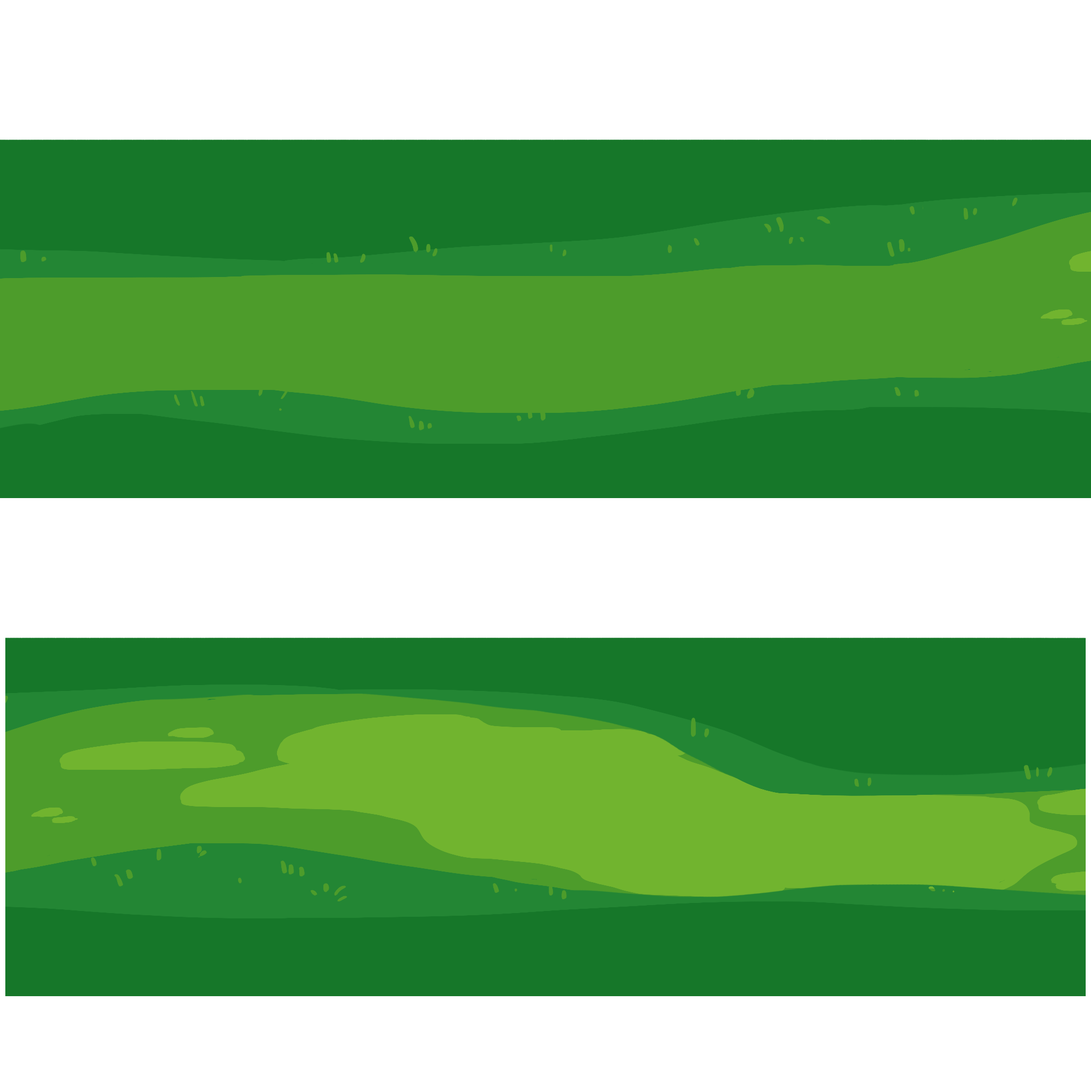
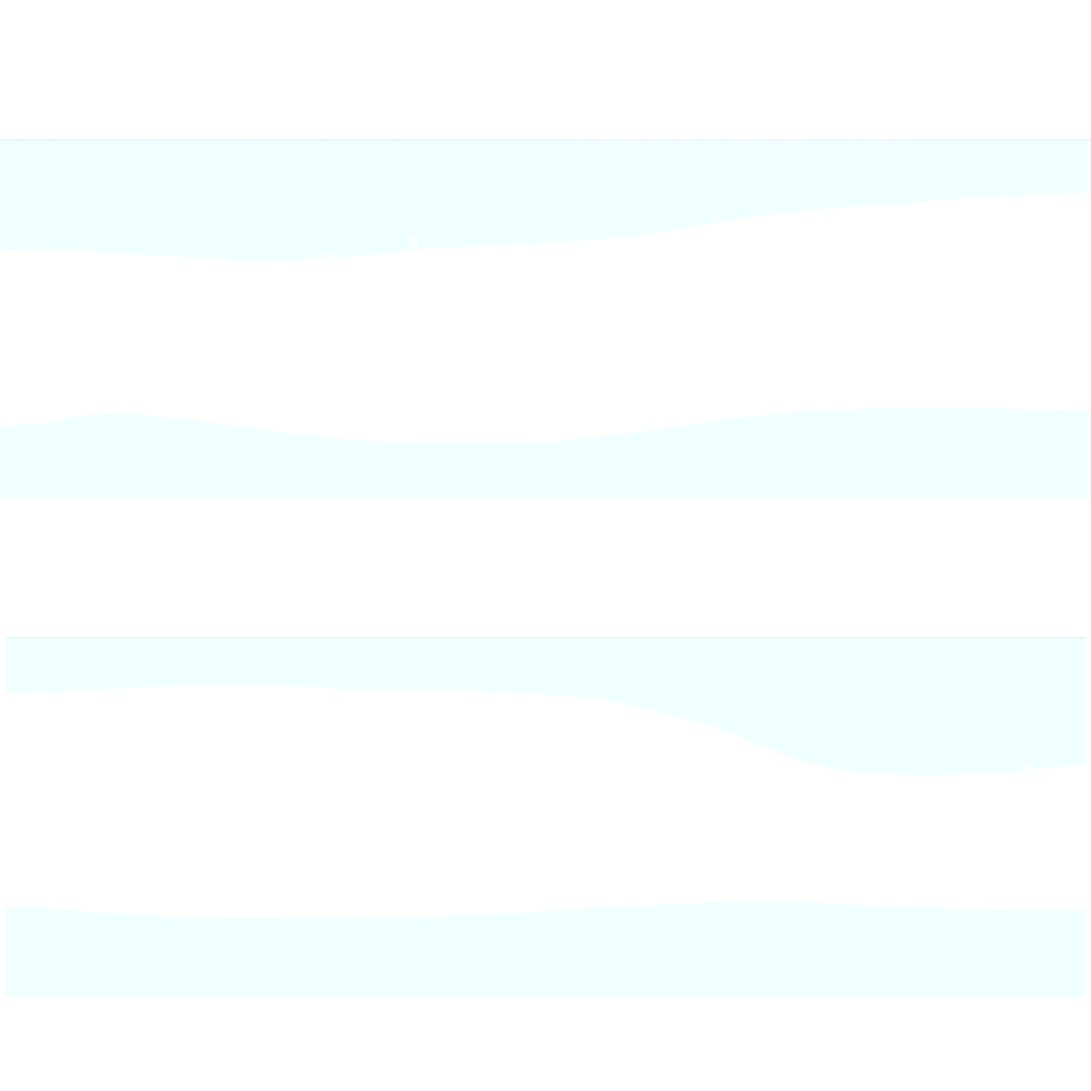
Revision of a layered 1091 x 1091 image; what changed, layer by layer:
added layer "Layer 3 copy 2" (overlay) above "Layer 3 copy" over [0, 139, 1091, 499]
added layer "Layer 3 copy" above "Layer 3" over [0, 139, 1091, 499]
added layer "Layer 4 copy 2" (overlay) above "Layer 4 copy" over [5, 637, 1087, 997]
added layer "Layer 4 copy" above "Layer 4" over [5, 637, 1087, 997]
